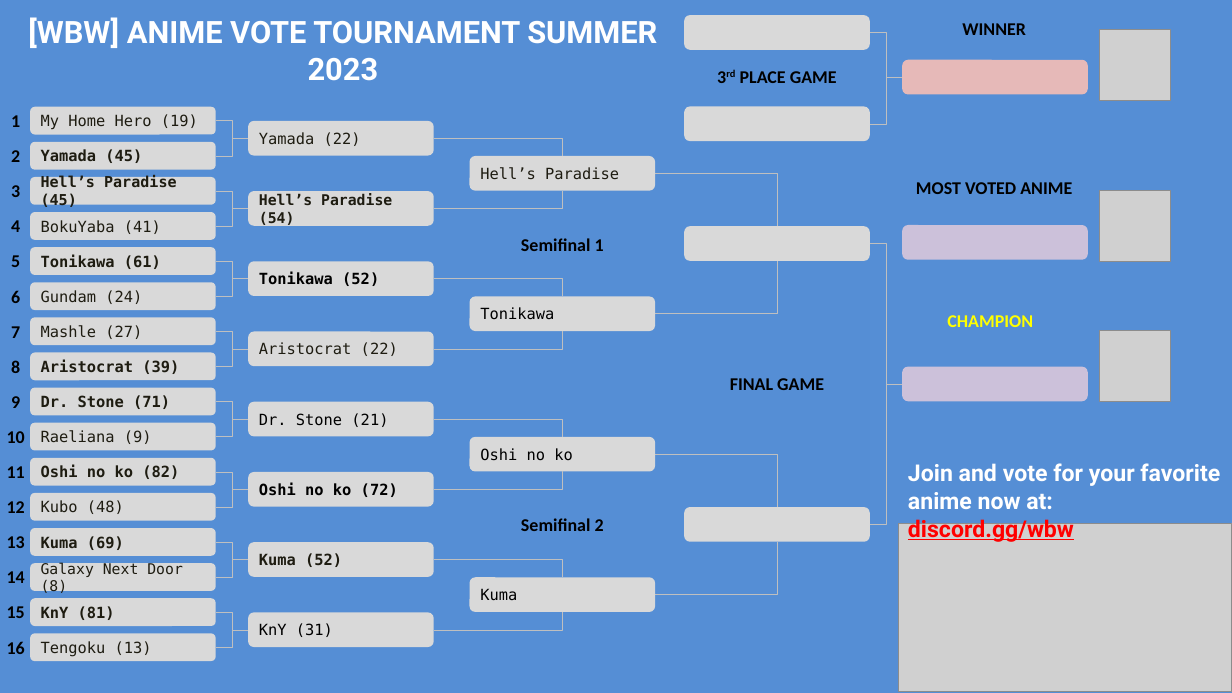
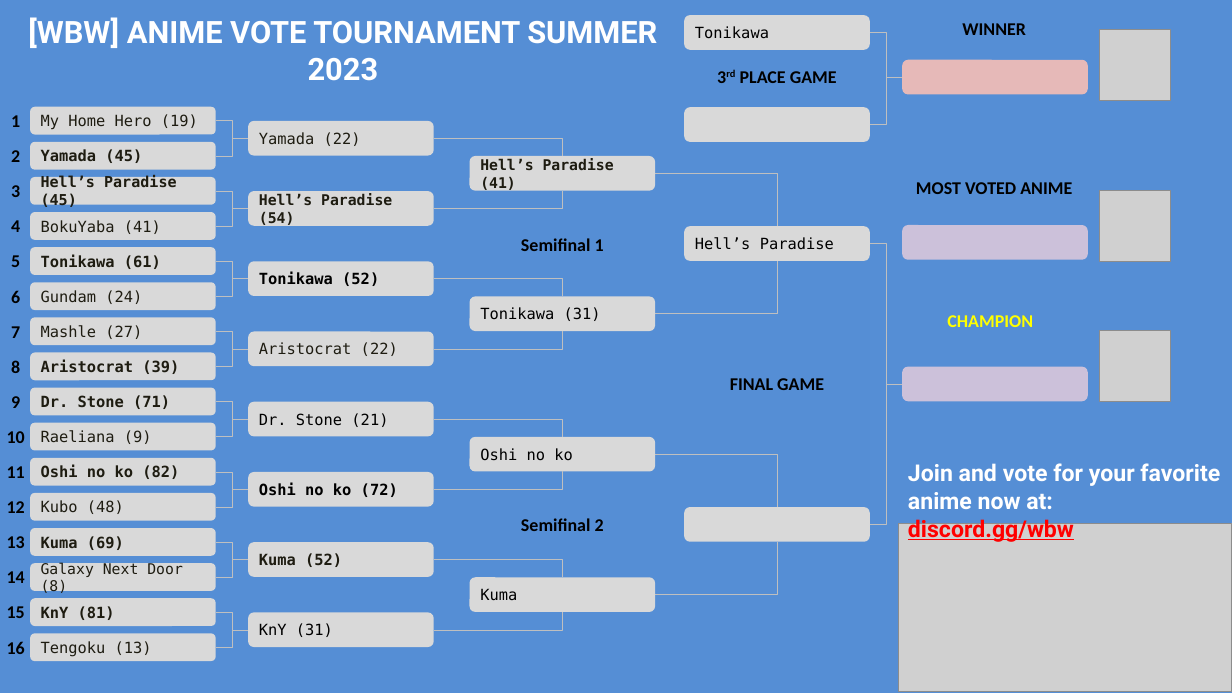
Before and after one commit to WBWMakoto/-WBW-Anime-tournament-SS1-2023, a slide deck: slide 2 of Anime Rank.pptx. Drawn at 1232x693 pixels with LibreOffice and Linux fonts; fonts in the diff are those of the drawing; grey boxes stand for pictures; background and template pictures are left out. Boxes give left, top, right and bottom in pixels: in the first picture for what was removed or moved away, otherwise in the second. Text is boxed around its words. In the diff, an @@ line names an element or a change of style, - is before the commit and + after.

```diff
--- a/Anime Rank.pptx
+++ b/Anime Rank.pptx
@@ text in rounded rectangle at [695,26,769,39]: text added @@
+Tonikawa
@@ text in rounded rectangle at [480,158,614,191]: text changed; size 12 to 11.5 pt; bold on @@
-Hell’s Paradise
+Hell’s Paradise (41)
@@ text in rounded rectangle at [695,237,834,250]: text added @@
+Hell’s Paradise
@@ text in rounded rectangle at [480,307,601,321]: text changed @@
-Tonikawa
+Tonikawa (31)
```
Also in this commit, not shown: 3 other files.
